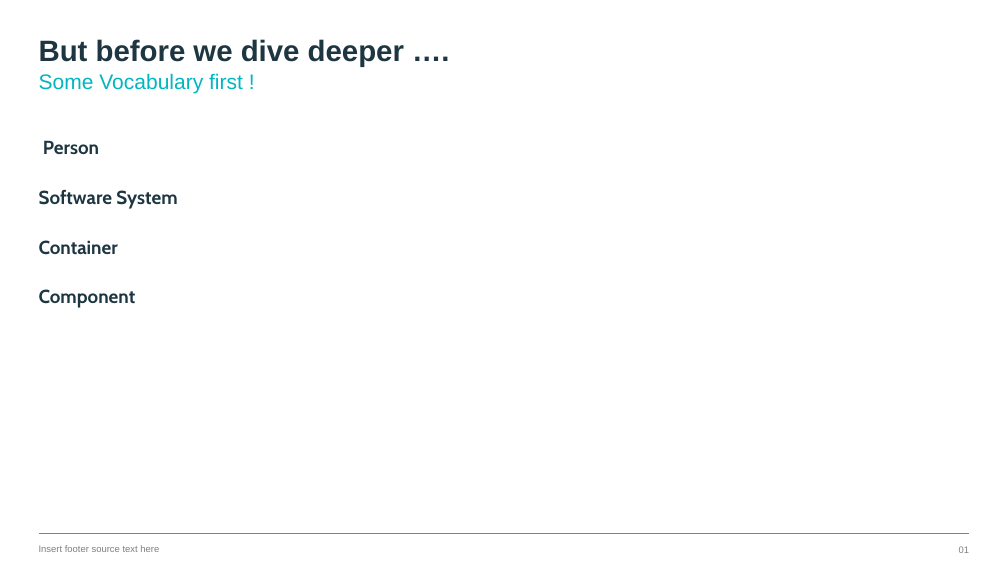
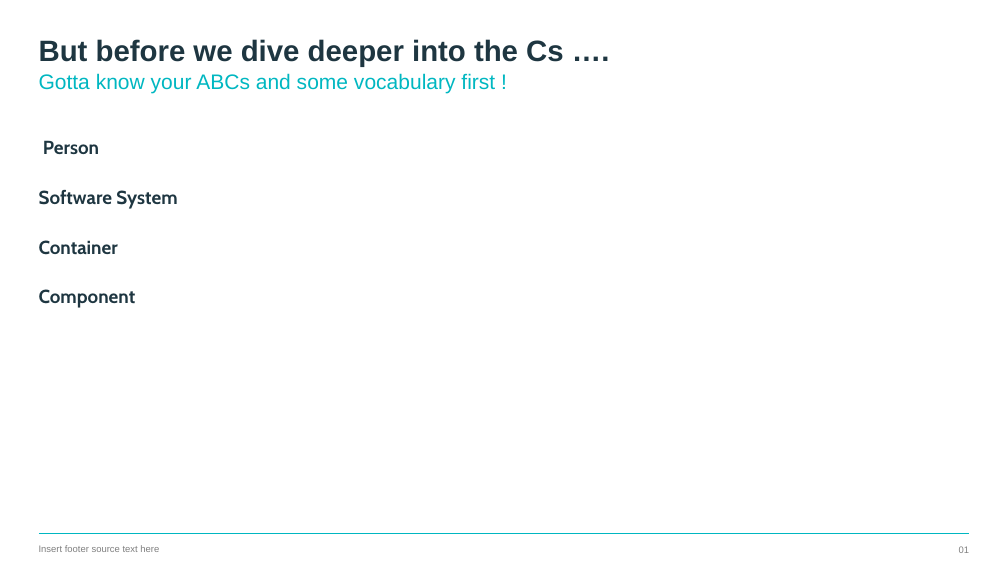
Before and after one commit to FrancisChung/introduction-to-c4-diagrams, a slide deck: slide 22 of slides/Introduction to C4 diagrams - Shift.pptx (slide 23 before the commit). Drawn at 1008x567 pixels with LibreOffice and Linux fonts; fonts in the diff are those of the drawing; background and template pictures are left out. Boxes give left, top, right and bottom in pixels: in the first picture for what was removed or moved away, otherwise in the second. Text is boxed around its words. In the diff, an @@ line names an element or a change of style, - is before the commit and + after.

```diff
--- a/slides/Introduction to C4 diagrams - Shift.pptx
+++ b/slides/Introduction to C4 diagrams - Shift.pptx
@@ title at box(39, 39, 564, 66): text changed @@
-But before we dive deeper ….
+But before we dive deeper into the Cs ….
@@ text at box(39, 73, 495, 94): text changed @@
-Some Vocabulary first !
+Gotta know your ABCs and some vocabulary first !
```
Also in this commit, not shown: 11 other slides changed, 1 slide added, 65 slides removed.
